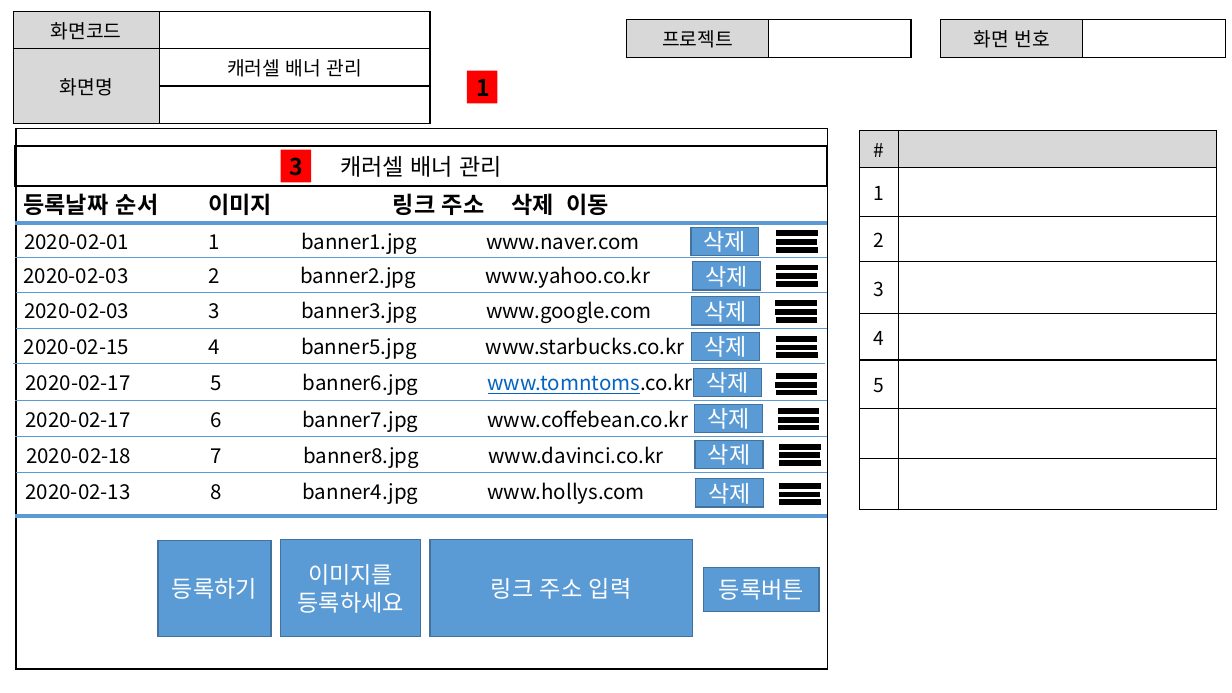
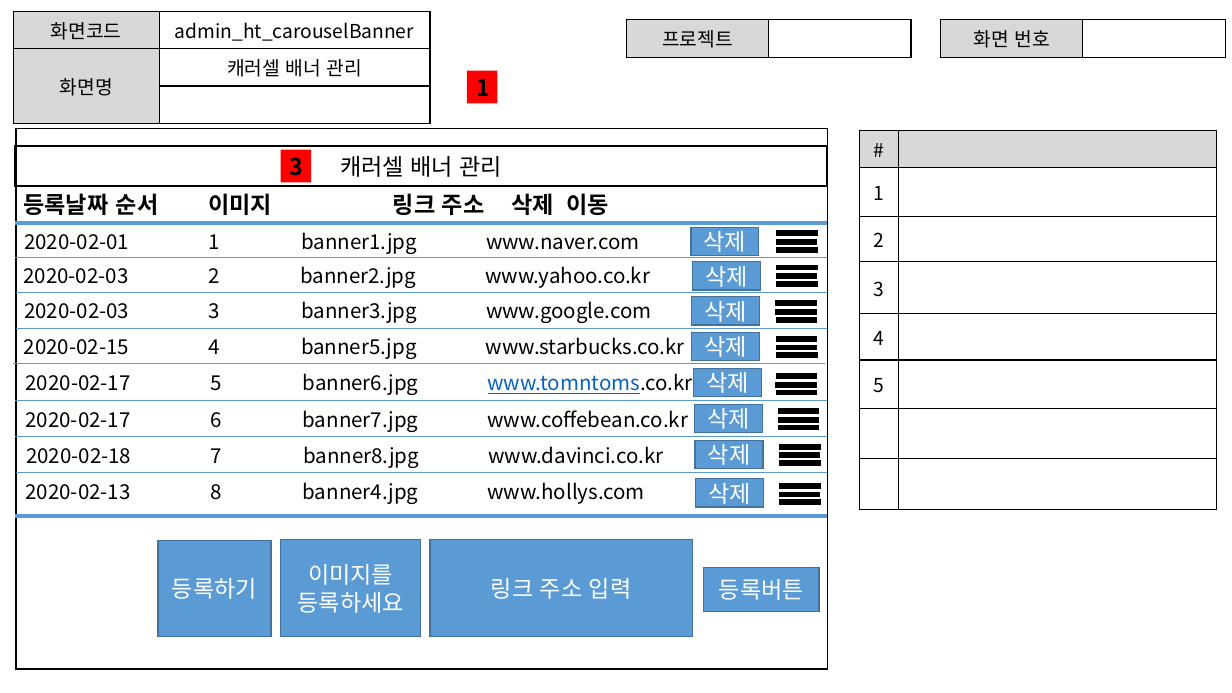
Before and after one commit to ezenteam2/RentalEquip, a slide deck: slide 13 of 0 발표용 파워포인트/project04 - 파워포인트 종합 - 현태.pptx. Drawn at 1232x693 pixels with LibreOffice and Linux fonts; fonts in the diff are those of the drawing. Boxes give left, top, right and bottom in pixels: in the first picture for what was removed or moved away, otherwise in the second. Text is boxed around its words. In the diff, an @@ line names an element or a change of style, - is before the commit and + after.

```diff
--- a/0 발표용 파워포인트/project04 - 파워포인트 종합 - 현태.pptx
+++ b/0 발표용 파워포인트/project04 - 파워포인트 종합 - 현태.pptx
@@ table at (13, 12, 430, 109) @@
-row 1, column 2: 
+row 1, column 2: admin_ht_carouselBanner
```
Also in this commit, not shown: 13 other slides changed, 1 other file.
